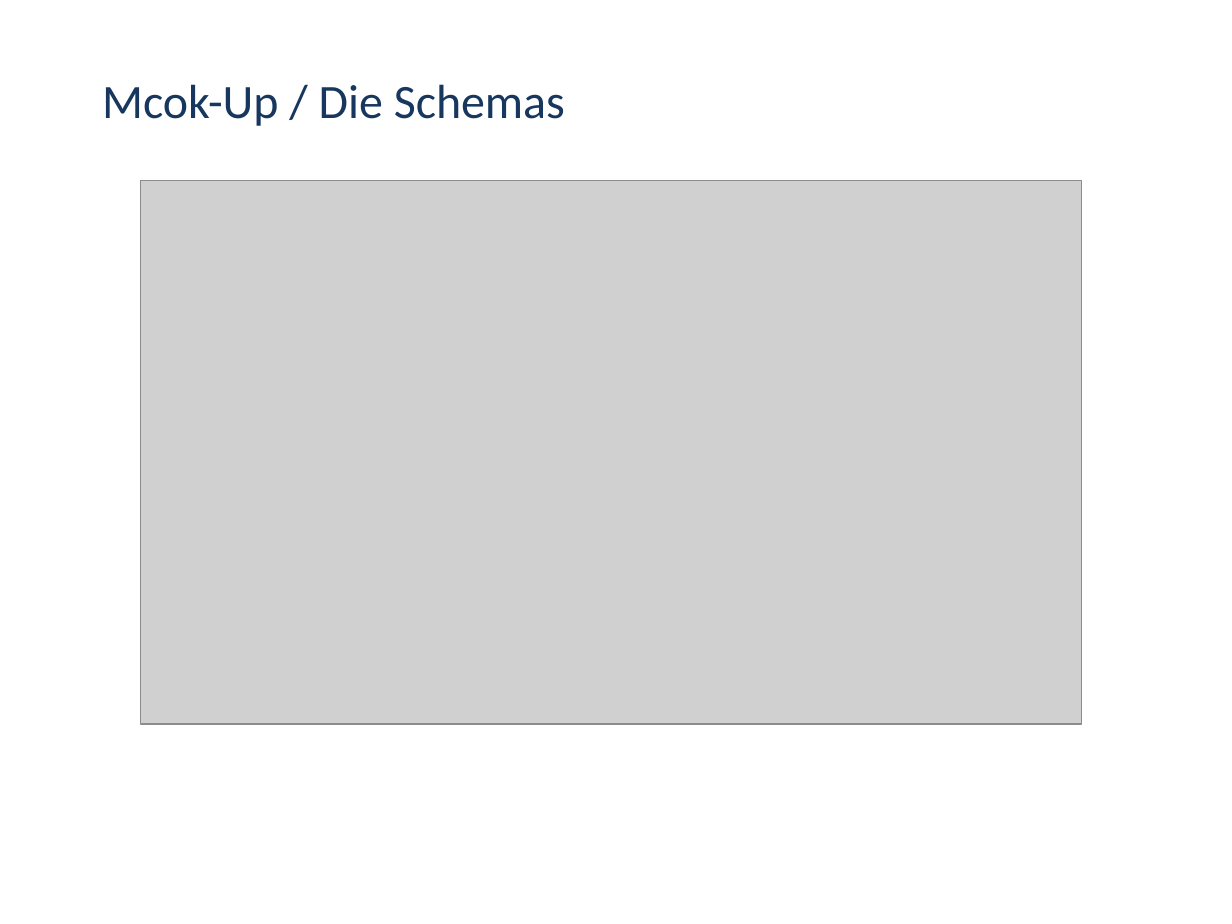
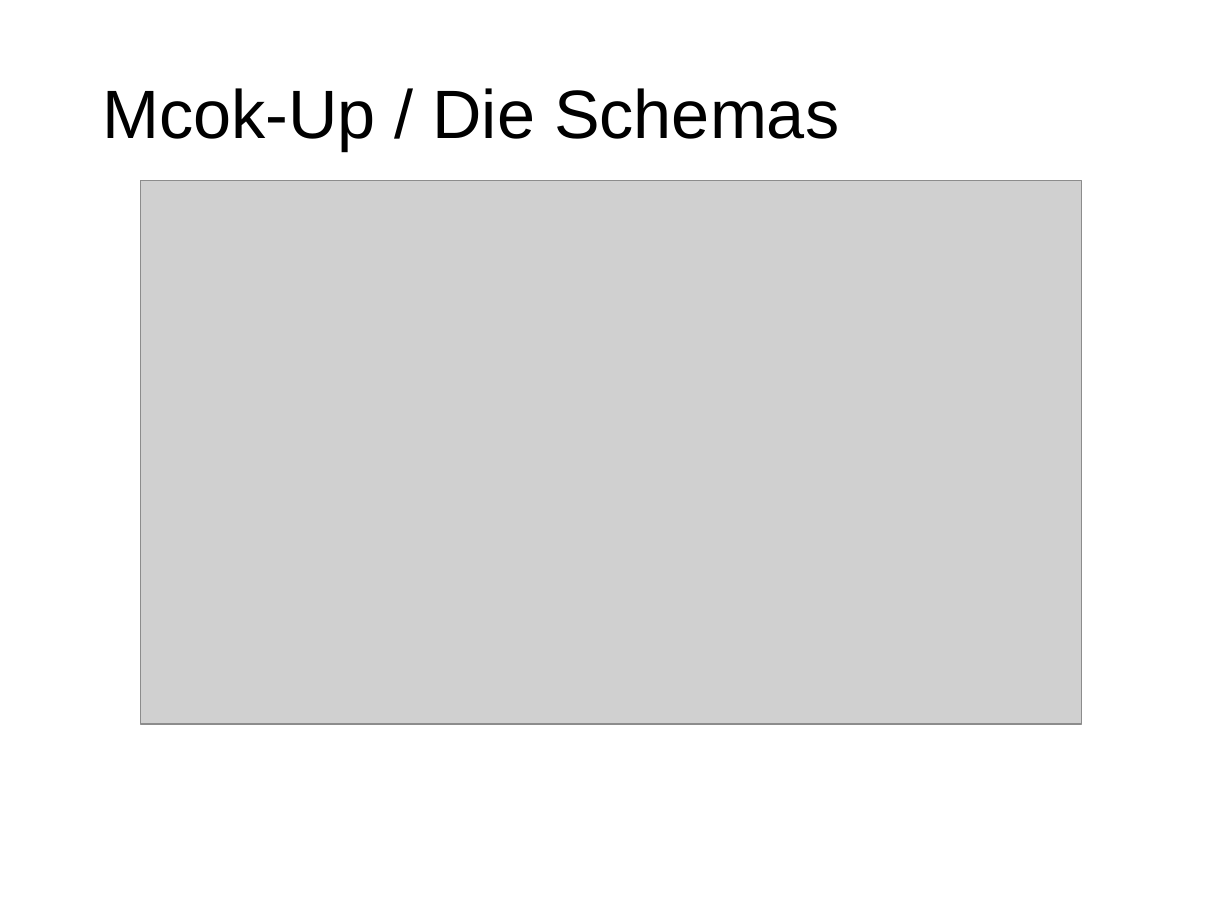
Before and after one commit to marinataborda/P2Organisation, a slide deck: slide 8 of ZwischenPresäntation.pptx. Drawn at 1232x924 pixels with LibreOffice and Linux fonts; fonts in the diff are those of the drawing; grey boxes stand for pictures. Boxes give left, top, right and bottom in pixels: in the first picture for what was removed or moved away, otherwise in the second. Text is boxed around its words. In the diff, an @@ line names an element or a change of style, - is before the commit and + after.

```diff
--- a/ZwischenPresäntation.pptx
+++ b/ZwischenPresäntation.pptx
@@ text "Mcok-Up / Die Schemas" at [102, 88, 839, 151]: size 28 to 40 pt, font Calibri to Arial, text colour #17375E to #000000 @@
```
Also in this commit, not shown: 2 other slides changed, 1 slide added, 1 slide removed.
